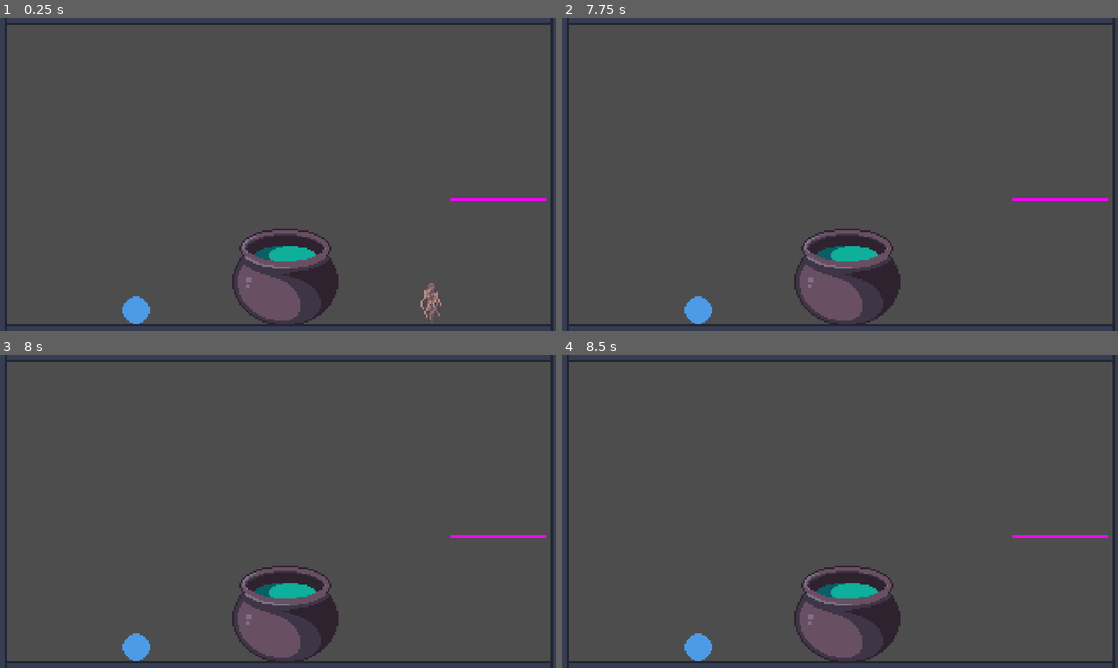
Above: before the commit, frames 1-4 (two rows, left to right).
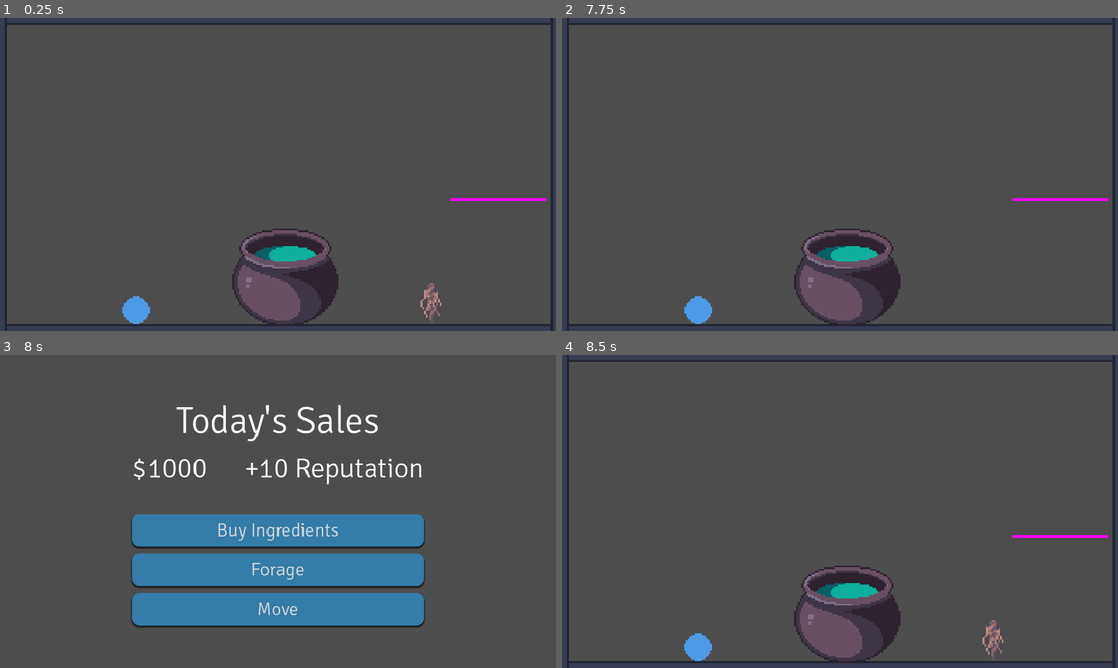
Above: after the commit, the same moments.

Repository: HuskyGameDev/2024s-team3
Game: Godot game, scene res://Scenes/Levels/Main.tscn
The game is run twice, just before and just after one commit, with the same random seed, the same clock (stepped at 60 frames per second) and the same inputs. The engine's default icon, where the game draws it, is replaced by a stand-in: a white triangle on a blue panel in a dark square.
Inputs (mouse positions are in pixels of both pictures, inside the frame that each line leads up to):
- Up to frame 1 (0.25 s): no input
- Up to frame 2 (7.75 s): tap Enter at 0.5, 2.75, 4.25 s; drag from (845, 274) to (1062, 183) at 0.52 s; tap Space at 1.25, 3.5, 5 s; drag from (995, 302) to (845, 274) at 1.27 s; move the mouse to (695, 309) at 2.02 s; press the mouse at (695, 309) at 2.03 s; release the mouse at (695, 309) at 2.75 s; drag from (812, 237) to (673, 127) at 2.77 s; move the mouse to (1006, 221) at 3.52 s; press the mouse at (1006, 221) at 3.53 s; release the mouse at (1006, 221) at 4.25 s; drag from (673, 127) to (756, 96) at 4.27 s; move the mouse to (867, 174) at 5.02 s; press the mouse at (867, 174) at 5.03 s; release the mouse at (867, 174) at 5.75 s; drag from (756, 96) to (845, 274) at 5.77 s; move the mouse to (962, 158) at 6.52 s; press the mouse at (962, 158) at 6.53 s; release the mouse at (962, 158) at 7.25 s; drag from (728, 190) to (1062, 183) at 7.27 s
- Up to frame 3 (8 s): no input
- Up to frame 4 (8.5 s): click (840, 530) at 8 s, where only the run after the commit has a clickable "Buy Ingredients"

Frames 1-2 are identical in both runs. In frame 3, 23% of the frame differs, in the area x 0-100%, y 0-100%; in frame 4, 0.2%.

Commit message:
Basic night screen functionality

Diff:
--- /dev/null
+++ b/Assets/Themes/NightMenuTheme.tres
@@ -0,0 +1,44 @@
+[gd_resource type="Theme" load_steps=5 format=3 uid="uid://c4l3g5vcxwkhn"]
+
+[ext_resource type="FontFile" uid="uid://b7v1xeoebsq10" path="res://Assets/Fonts/User_Interface.ttf" id="1_bhdm5"]
+
+[sub_resource type="StyleBoxFlat" id="StyleBoxFlat_fui6b"]
+content_margin_top = 15.0
+content_margin_bottom = 15.0
+bg_color = Color(0.203922, 0.486275, 0.662745, 1)
+corner_radius_top_left = 25
+corner_radius_top_right = 25
+corner_radius_bottom_right = 25
+corner_radius_bottom_left = 25
+shadow_size = 5
+shadow_offset = Vector2(0, 5)
+
+[sub_resource type="StyleBoxFlat" id="StyleBoxFlat_7gihq"]
+content_margin_top = 15.0
+content_margin_bottom = 15.0
+bg_color = Color(0.160784, 0.407843, 0.560784, 1)
+corner_radius_top_left = 25
+corner_radius_top_right = 25
+corner_radius_bottom_right = 25
+corner_radius_bottom_left = 25
+shadow_size = 5
+shadow_offset = Vector2(0, 5)
+
+[sub_resource type="StyleBoxFlat" id="StyleBoxFlat_h1blo"]
+content_margin_top = 15.0
+content_margin_bottom = 15.0
+bg_color = Color(0.0980392, 0.278431, 0.388235, 1)
+corner_radius_top_left = 25
+corner_radius_top_right = 25
+corner_radius_bottom_right = 25
+corner_radius_bottom_left = 25
+shadow_size = 5
+shadow_offset = Vector2(0, 5)
+
+[resource]
+Button/fonts/font = ExtResource("1_bhdm5")
+Button/styles/focus = SubResource("StyleBoxFlat_fui6b")
+Button/styles/hover = SubResource("StyleBoxFlat_7gihq")
+Button/styles/normal = SubResource("StyleBoxFlat_fui6b")
+Button/styles/pressed = SubResource("StyleBoxFlat_h1blo")
+Label/fonts/font = ExtResource("1_bhdm5")
--- /dev/null
+++ b/Scenes/Levels/NightMenu.tscn
@@ -0,0 +1,74 @@
+[gd_scene load_steps=3 format=3 uid="uid://2eug02cntw3g"]
+
+[ext_resource type="Theme" uid="uid://c4l3g5vcxwkhn" path="res://Assets/Themes/NightMenuTheme.tres" id="1_2ycl4"]
+[ext_resource type="Script" path="res://Scripts/nightMenu.gd" id="2_h8500"]
+
+[node name="NightMenu" type="Control"]
+layout_mode = 3
+anchors_preset = 8
+anchor_left = 0.5
+anchor_top = 0.5
+anchor_right = 0.5
+anchor_bottom = 0.5
+grow_horizontal = 2
+grow_vertical = 2
+theme = ExtResource("1_2ycl4")
+script = ExtResource("2_h8500")
+
+[node name="CenterContainer" type="CenterContainer" parent="."]
+layout_mode = 1
+anchors_preset = 15
+anchor_right = 1.0
+anchor_bottom = 1.0
+grow_horizontal = 2
+grow_vertical = 2
+
+[node name="VBoxContainer" type="VBoxContainer" parent="CenterContainer"]
+layout_mode = 2
+theme_override_constants/separation = 24
+
+[node name="SalesLabel" type="Label" parent="CenterContainer/VBoxContainer"]
+layout_mode = 2
+theme_type_variation = &"HeaderLarge"
+theme_override_font_sizes/font_size = 128
+text = "Today's Sales"
+horizontal_alignment = 1
+
+[node name="HBoxContainer" type="HBoxContainer" parent="CenterContainer/VBoxContainer"]
+layout_mode = 2
+theme_override_constants/separation = 128
+
+[node name="SalesNumber" type="Label" parent="CenterContainer/VBoxContainer/HBoxContainer"]
+layout_mode = 2
+theme_override_font_sizes/font_size = 96
+text = "$1000"
+horizontal_alignment = 1
+
+[node name="ReputationNumber" type="Label" parent="CenterContainer/VBoxContainer/HBoxContainer"]
+layout_mode = 2
+theme_override_font_sizes/font_size = 96
+text = "+10 Reputation"
+horizontal_alignment = 1
+
+[node name="Control" type="Control" parent="CenterContainer/VBoxContainer"]
+custom_minimum_size = Vector2(0, 48)
+layout_mode = 2
+
+[node name="BuyButton" type="Button" parent="CenterContainer/VBoxContainer"]
+layout_mode = 2
+theme_override_font_sizes/font_size = 64
+text = "Buy Ingredients"
+
+[node name="ForageButton" type="Button" parent="CenterContainer/VBoxContainer"]
+layout_mode = 2
+theme_override_font_sizes/font_size = 64
+text = "Forage"
+
+[node name="MoveButton" type="Button" parent="CenterContainer/VBoxContainer"]
+layout_mode = 2
+theme_override_font_sizes/font_size = 64
+text = "Move"
+
+[connection signal="pressed" from="CenterContainer/VBoxContainer/BuyButton" to="." method="_on_buy_button_pressed"]
+[connection signal="pressed" from="CenterContainer/VBoxContainer/ForageButton" to="." method="_on_forage_button_pressed"]
+[connection signal="pressed" from="CenterContainer/VBoxContainer/MoveButton" to="." method="_on_move_button_pressed"]
--- a/Scripts/Singletons/GameTime.gd
+++ b/Scripts/Singletons/GameTime.gd
@@ -2,7 +2,7 @@
 
 const STORE_OPEN_TIME = 9;
 const STORE_CLOSE_TIME = 17;
-const GAME_TIME_SCALE = 2; # The number of irl seconds per 1 in game hour
+const GAME_TIME_SCALE = 1; # The number of irl seconds per 1 in game hour
 
 signal end_of_day;
 signal start_of_day;
--- a/Scripts/main.gd
+++ b/Scripts/main.gd
@@ -1,6 +1,9 @@
 extends Node2D
 
 var potionScene = preload("res://Scenes/Potion.tscn")
+
+func _ready():
+	GameTime.connect("end_of_day", func(): get_tree().change_scene_to_file("res://Scenes/Levels/NightMenu.tscn"));
 
 func _on_cauldron_potion_made(potion:Potion):
 	var newPotionObj = potionScene.instantiate()
--- /dev/null
+++ b/Scripts/nightMenu.gd
@@ -0,0 +1,16 @@
+extends Node
+
+
+func _on_buy_button_pressed():
+	print("buying ingredients not implemented yet")
+	get_tree().change_scene_to_file("res://Scenes/Levels/Main.tscn")
+
+
+func _on_forage_button_pressed():
+	print("foraging not implemented yet")
+	get_tree().change_scene_to_file("res://Scenes/Levels/Main.tscn")
+
+
+func _on_move_button_pressed():
+	print("moving not implemented yet")
+	get_tree().change_scene_to_file("res://Scenes/Levels/Main.tscn")
Binary file added: Assets/Fonts/Journal.ttf
Not shown, added: Assets/Fonts/Journal.ttf.import
Binary file added: Assets/Fonts/User_Interface.ttf
Not shown, added: Assets/Fonts/User_Interface.ttf.import
